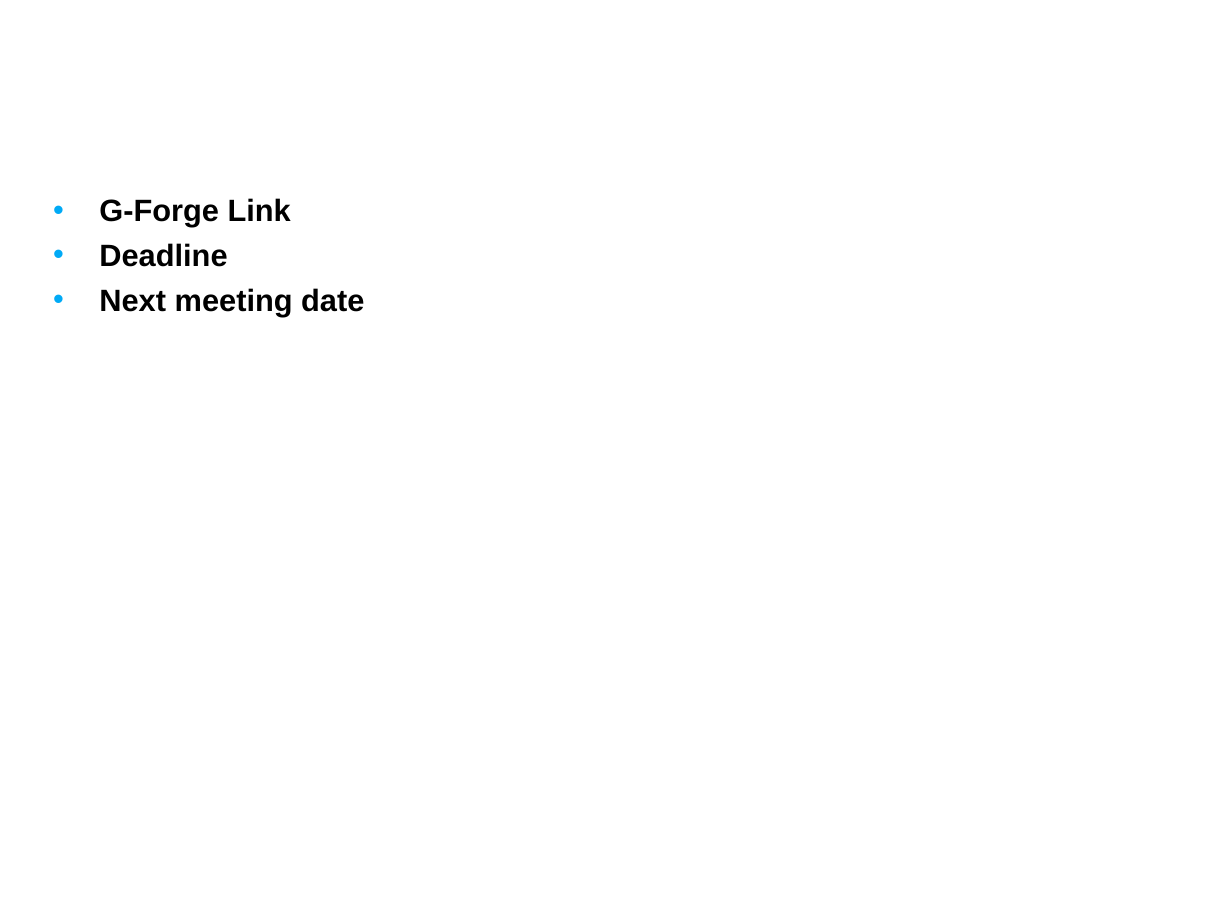
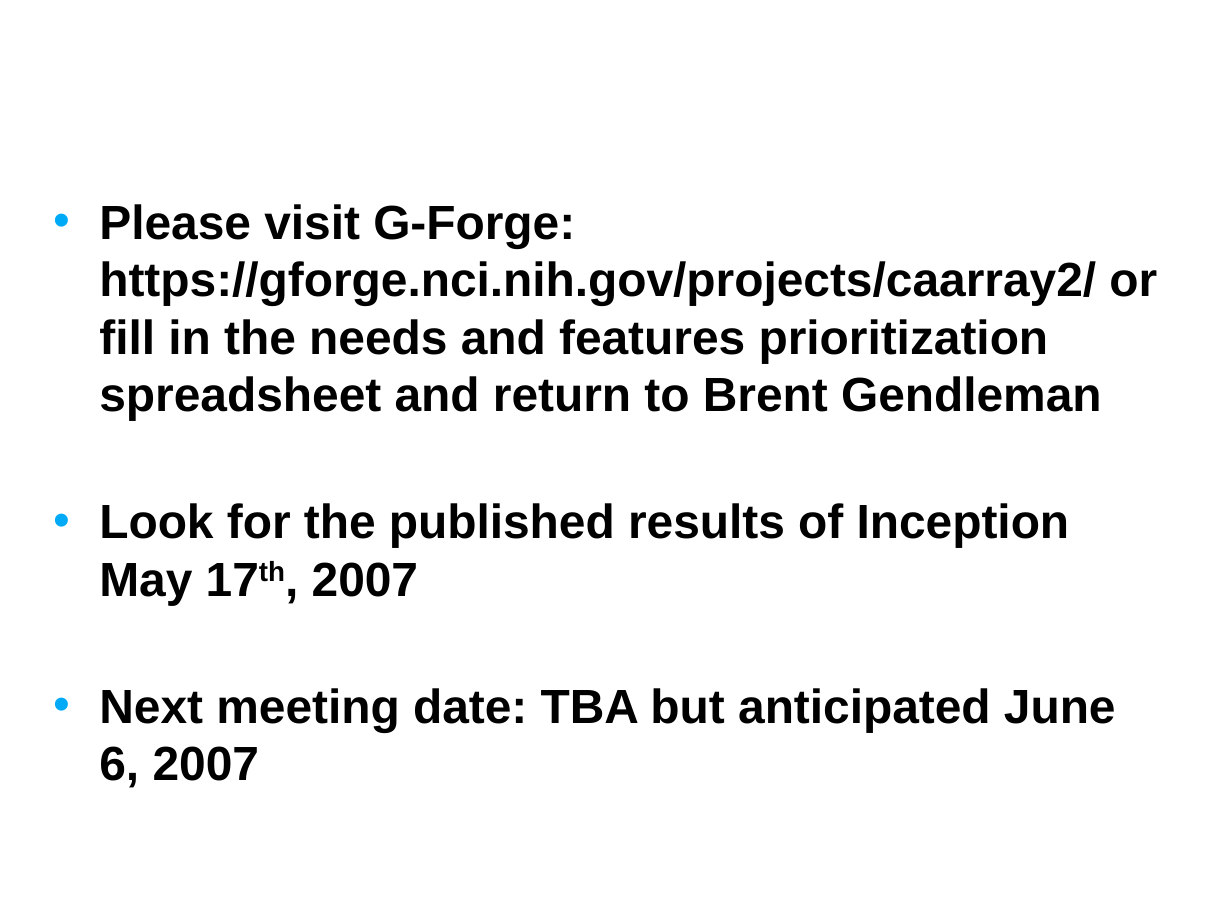
Before and after one commit to NCIP/caarray-docs, a slide deck: slide 22 of project_management/open_meetings/caArray User Community Meeting May 9.ppt (slide 12 before the commit). Drawn at 1232x924 pixels with LibreOffice and Linux fonts; fonts in the diff are those of the drawing; background and template pictures are left out. Boxes give left, top, right and bottom in pixels: in the first picture for what was removed or moved away, otherwise in the second. Text is boxed around its words. In the diff, an @@ line names an element or a change of style, - is before the commit and + after.

Commit message:
updated with inception content

```diff
--- a/project_management/open_meetings/caArray User Community Meeting May 9.ppt
+++ b/project_management/open_meetings/caArray User Community Meeting May 9.ppt
@@ text at [99,204,1157,788]: text changed; size 18 to 28 pt @@
-• G-Forge Link
-• Deadline
-• Next meeting date
+• Please visit G-Forge: https://gforge.nci.nih.gov/projects/caarray2/ or fill in the needs and features prioritization spreadsheet and return to Brent Gendleman
+• Look for the published results of Inception May 17th, 2007
+• Next meeting date: TBA but anticipated June 6, 2007
```
Also in this commit, not shown: 9 other slides changed, 12 slides added, 2 slides removed.
